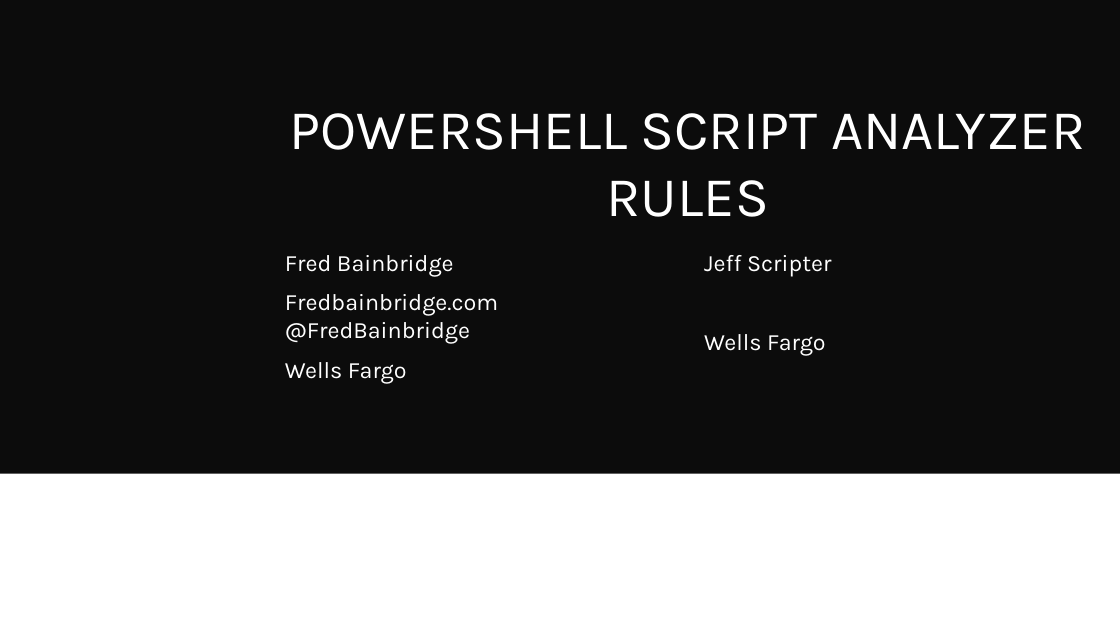
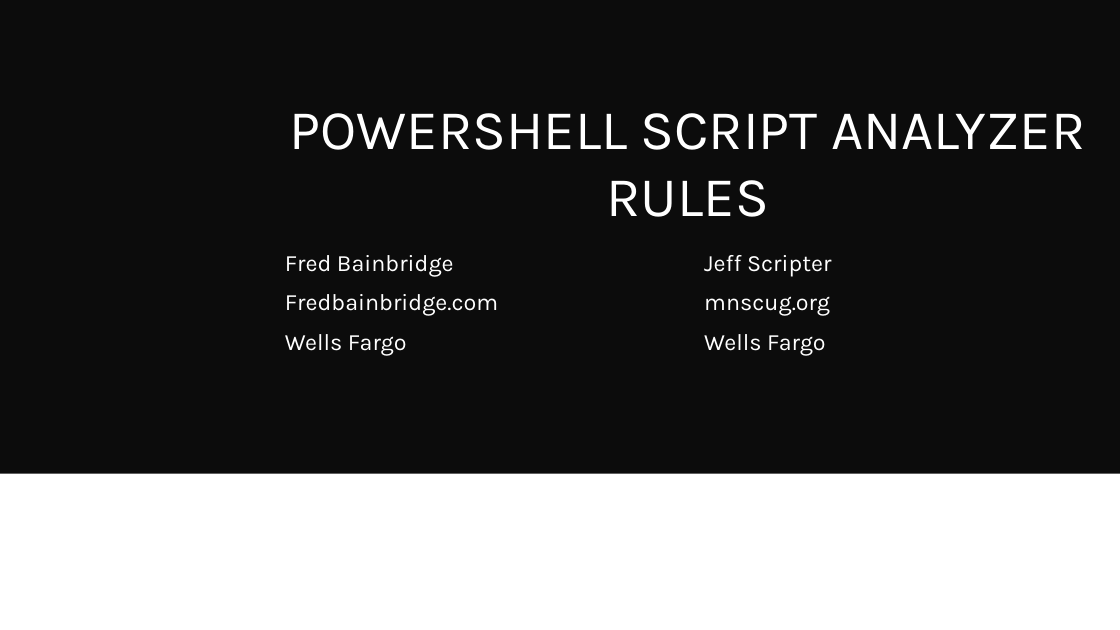
Before and after one commit to fredbainbridge/CustomPSScriptAnalyzerRules, a slide deck: slide 1 of PowerShell Script Analyzer Rules.pptx. Drawn at 1120x630 pixels with LibreOffice and Linux fonts; fonts in the diff are those of the drawing; background and template pictures are left out. Boxes give left, top, right and bottom in pixels: in the first picture for what was removed or moved away, otherwise in the second. Text is boxed around its words. In the diff, an @@ line names an element or a change of style, - is before the commit and + after.

```diff
--- a/PowerShell Script Analyzer Rules.pptx
+++ b/PowerShell Script Analyzer Rules.pptx
@@ text at <box>285,294,498,316</box>: text changed @@
-Fredbainbridge.com @FredBainbridge
+Fredbainbridge.com
@@ text at <box>704,296,830,316</box>: paragraph added @@
+mnscug.org
```
Also in this commit, not shown: 1 other slide changed, 4 other files.
